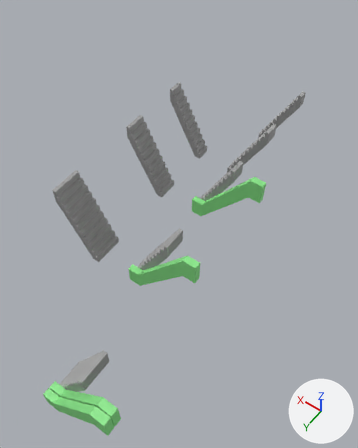
The FBX model Assets/models/1F-B2F.fbx, before and after one commit.
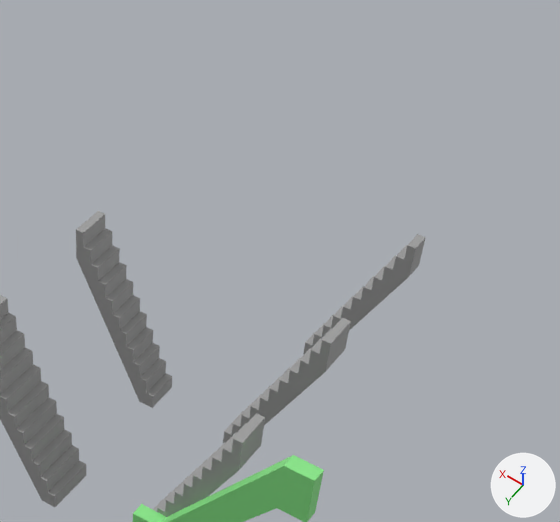
Each version appears first whole from a camera (50 mm lens) standing at (25.9, 74.7, 67.2) and looking at (75.2, 5.7, -41.3), and next in a close-up on the part from 39% to 100% of the width and 0% to 45% of the height. The axes (+X, +Y, +Z) are drawn at lower right. The lights are the same throughout. The first two pictures are the older version. Where no turn or scale is listed for an object, it has been applied to the vertices.

In view in the first close-up: 'エスカレーター.022', '階段.018', '階段.019', '階段.020', '階段.021', '階段.022'.
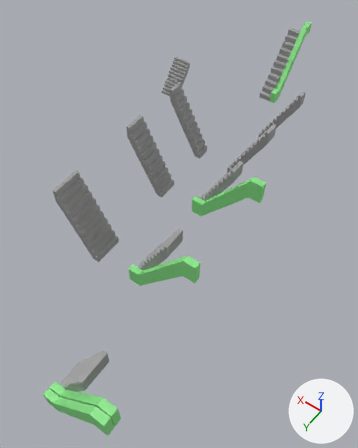
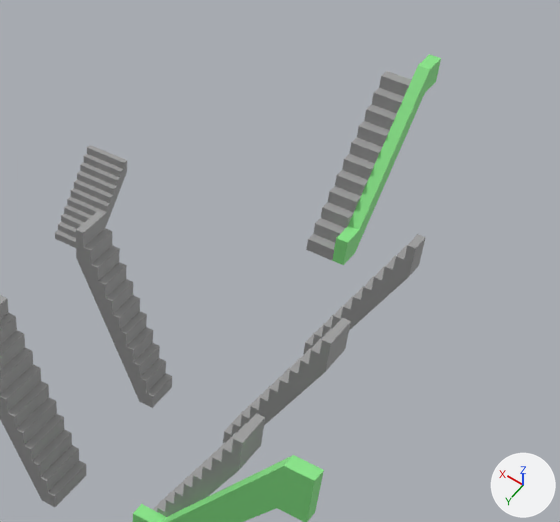
Where the newer file only moved an object's origin or applied its transform, the numbers keep the older frame.

Where the change shows, as pixel boxes [x1, y1, x2, y2] in the close-ups (560 x 522 px):
'階段.035', added
    after: [306, 71, 411, 260]
'エスカレーター.037', added (green)
    after: [332, 54, 441, 265]
'階段.034', added
    after: [55, 145, 127, 248]

The change, as a diff of the scene's bpy script:
```diff
--- a/Assets/models/1F-B2F.fbx.py
+++ b/Assets/models/1F-B2F.fbx.py
@@ me_立方体_138 @@
+me_立方体_138.from_pydata(...)  # 50 vertices, 27 faces; spans x -3.0..3.0, y -3.92..4.33, z -4.83..5.2
+me_立方体_138.materials.append(mat_階段)  # grey #9e9e9e
@@ me_立方体_140 @@
+me_立方体_140.from_pydata(...)  # 16 vertices, 14 faces; spans x -0.8..0.8, y -9.9..9.6, z -10.1..10.2
+me_立方体_140.materials.append(mat_エスカレーター)  # green #89e789
@@ me_立方体_139 @@
+me_立方体_139.from_pydata(...)  # 50 vertices, 27 faces; spans x -2.0..2.0, y -7.7..8.5, z -8.7..9.5
+me_立方体_139.materials.append(mat_階段)  # grey #9e9e9e
@@ ob_階段_034 @@
+ob_階段_034 = bpy.data.objects.new('階段.034', me_立方体_138)
+ob_階段_034.location = (111.0, -42.6, -36.7)
@@ ob_エスカレーター_037 @@
+ob_エスカレーター_037 = bpy.data.objects.new('エスカレーター.037', me_立方体_140)
+ob_エスカレーター_037.location = (80.2, -65.6, -31.4)
@@ ob_階段_035 @@
+ob_階段_035 = bpy.data.objects.new('階段.035', me_立方体_139)
+ob_階段_035.location = (83.0, -64.5, -32.8)
```
